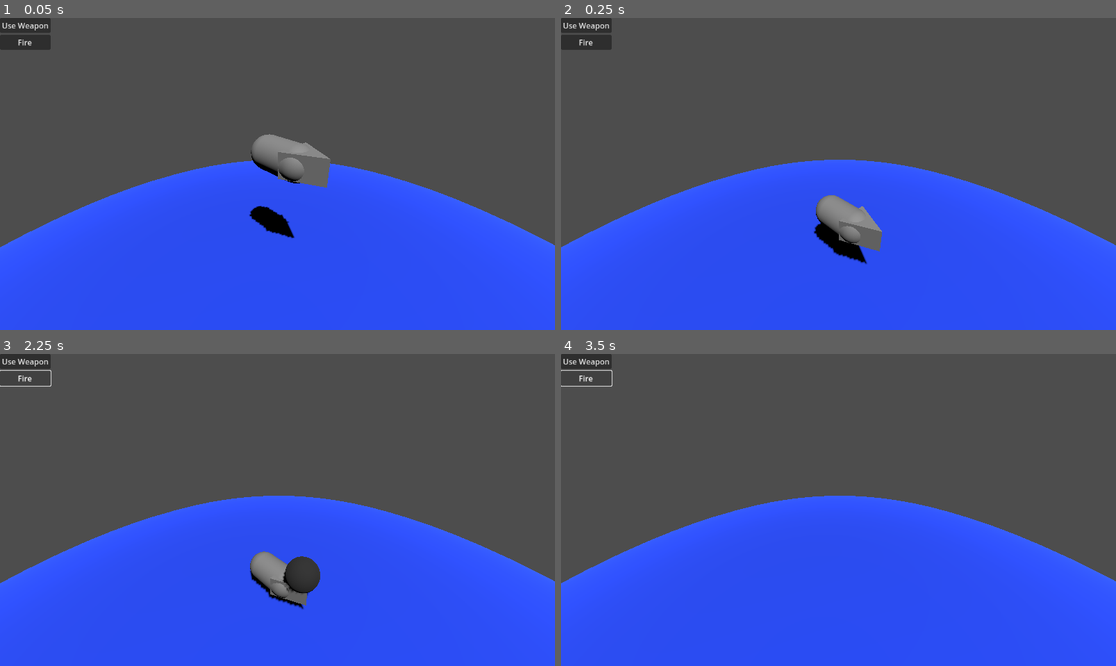
Above: before the commit, frames 1-4 (two rows, left to right).
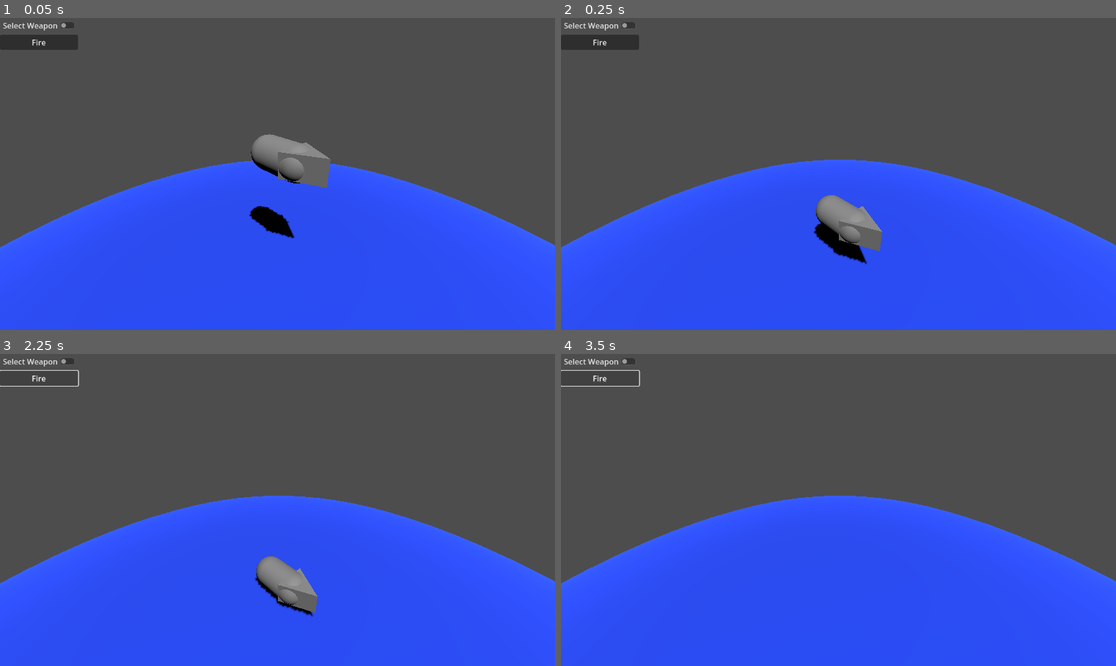
Above: after the commit, the same moments.

Repository: D4Devil/project--shipwrecked
Game: Godot game, scene res://scenes/test.tscn
Two runs of this game, one before a commit and one after it. Both use one fixed random seed, a clock stepped at 60 frames per second and the inputs below. This scene is started directly instead of the project's main scene.
Inputs (mouse positions are in pixels of both pictures, inside the frame that each line leads up to):
- Up to frame 1 (0.05 s): no input
- Up to frame 2 (0.25 s): no input
- Up to frame 3 (2.25 s): click (27, 360) at 0.5 s, where only the run before the commit has a clickable "Use Weapon"; click (38, 360) at 1.25 s, where only the run after the commit has a clickable "Select Weapon"; click "Fire" at 2 s
- Up to frame 4 (3.5 s): tap Enter (ui_accept) at 2.75, 3.02 s; hold Right (ui_right) from 2.78 s (still down)

The runs differ from the first frame. In frame 1, 0.7% of the frame differs, in the area x 0-15%, y 0-11%; in frame 2, 0.7%; in frame 3, 1.7%, in the area x 0-58%, y 0-85%; in frame 4, 0.5%.

Commit message:
Refined details of weapon activation, now weapons only fire and charge when active

Diff:
--- a/scenes/cannonball.tscn
+++ b/scenes/cannonball.tscn
@@ -6,7 +6,7 @@
 resource_name = "Cannonball"
 script/source = "extends RigidBody3D
 
-@export var initial_force: float = 0
+@export var initial_velocity: float = 0
 "
 
 [sub_resource type="SphereShape3D" id="SphereShape3D_uytbx"]
@@ -21,7 +21,7 @@
 mass = 0.1
 gravity_scale = 0.0
 script = SubResource("GDScript_xktnf")
-initial_force = 200.0
+initial_velocity = 10.0
 
 [node name="CollisionShape3D" type="CollisionShape3D" parent="."]
 shape = SubResource("SphereShape3D_uytbx")
--- a/scenes/test.tscn
+++ b/scenes/test.tscn
@@ -31,7 +31,7 @@
 transform = Transform3D(1, 0, 0, 0, 1, 0, 0, 0, 1, 0, 43.4143, 0)
 
 [node name="Cannon" type="Node3D" parent="ShipPrototype"]
-transform = Transform3D(1, 0, 0, 0, 1, 0, 0, 0, 1, 0, 0.694592, -1.03353)
+transform = Transform3D(1, 0, 0, 0, 1, 0, 0, 0, 1, 0, 0.694592, -1.11504)
 script = ExtResource("2_j4uhw")
 _cooldown = 1.0
 
@@ -44,10 +44,11 @@
 line_length = 5.0
 line_color = Color(0.8905, 0.501874, 0, 1)
 
-[node name="SingleShot" type="Node3D" parent="ShipPrototype/Cannon" node_paths=PackedStringArray("spawner")]
+[node name="SingleShot" type="Node3D" parent="ShipPrototype/Cannon" node_paths=PackedStringArray("spawner", "ignored_colliders")]
 script = ExtResource("4_0ruau")
 projectile_scene = ExtResource("5_4sn0c")
 spawner = NodePath("../AimStraight")
+ignored_colliders = [NodePath("../..")]
 
 [node name="Area3D" type="Area3D" parent="."]
 collision_layer = 0
@@ -84,15 +85,14 @@
 anchor_bottom = 1.0
 grow_vertical = 2
 
-[node name="Button" type="Button" parent="Control/VBoxContainer"]
+[node name="CheckButton" type="CheckButton" parent="Control/VBoxContainer"]
 layout_mode = 2
-text = "Use Weapon"
+text = "Select Weapon"
 
 [node name="Button2" type="Button" parent="Control/VBoxContainer"]
 layout_mode = 2
 text = "Fire"
 
-[connection signal="being_used" from="ShipPrototype/Cannon" to="ShipPrototype/Cannon/AimStraight" method="_on_aim_active"]
 [connection signal="fired" from="ShipPrototype/Cannon" to="ShipPrototype/Cannon/SingleShot" method="_on_weapon_fired"]
-[connection signal="toggled" from="Control/VBoxContainer/Button" to="ShipPrototype/Cannon" method="on_weapon_being_used"]
+[connection signal="toggled" from="Control/VBoxContainer/CheckButton" to="ShipPrototype/Cannon" method="set_active"]
 [connection signal="pressed" from="Control/VBoxContainer/Button2" to="ShipPrototype/Cannon" method="on_weapon_fired"]
--- a/scripts/components/weapon/aim_straight.gd
+++ b/scripts/components/weapon/aim_straight.gd
@@ -10,8 +10,6 @@
 @export var line_length: float
 @export var line_color: Color
 
-func _init():
-	_on_aim_active(false)
 
 var horizontal_movement: float = 0
 var vertical_movement: float = 0
@@ -20,11 +18,4 @@
 func _process(delta: float) -> void:
 	horizontal_pivot.rotate(Vector3.UP, deg_to_rad(horizontal_movement * horizontal_speed * delta))
 	vertical_pivot.rotate(Vector3.RIGHT, deg_to_rad(vertical_movement * vertical_speed * delta))
-	Utils.line(self, global_position, global_position + transform.basis.z, line_color, 1)
-
-
-func _on_aim_active(active:bool) -> void:
-	if active:
-		process_mode = PROCESS_MODE_INHERIT
-	else:
-		process_mode = PROCESS_MODE_DISABLED
+	Utils.line(self, global_position, global_position + (-global_basis.z * 10), line_color, 1)
--- a/scripts/components/weapon/single_shot.gd
+++ b/scripts/components/weapon/single_shot.gd
@@ -2,7 +2,6 @@
 extends Node
 
 @export var projectile_scene: PackedScene
-
 @export var spawner: Node3D
 @export var ignored_colliders : Array[CollisionObject3D]
 
@@ -10,14 +9,14 @@
 	var current_projectile := projectile_scene.instantiate()
 
 	for collider in ignored_colliders:
-		(current_projectile as PhysicalBone3D).add_collision_exception_with(collider)
+		(current_projectile as PhysicsBody3D).add_collision_exception_with(collider)
 
-	var velocity := spawner.basis.z.normalized()
+	var velocity := -spawner.basis.z.normalized()
 	if can_be_charged:
 		velocity *= current_charge
 
 	for property in current_projectile.get_property_list():
-		if property['name'] == 'initial_velocit':
+		if property['name'] == 'initial_velocity':
 			velocity *= current_projectile.initial_velocity
 
 	if current_projectile is CharacterBody3D:
--- a/scripts/components/weapon/weapon.gd
+++ b/scripts/components/weapon/weapon.gd
@@ -2,6 +2,10 @@
 extends Node3D
 
 # General Weapon Variables
+var _active: bool = false :
+	set = set_active
+
+
 @export var _cooldown: float = 0:
 	set(value):
 		_cooldown = value
@@ -43,13 +47,19 @@
 		add_child(_cooldown_timer)
 		_cooldown_timer.start()
 
+	_active = false
 
-func on_weapon_being_used(used: bool) -> void:
-	being_used.emit(used)
+func set_active(value: bool) -> void:
+	_active = value
+	if _active:
+		process_mode = PROCESS_MODE_INHERIT
+	else:
+		process_mode = PROCESS_MODE_DISABLED
+	being_used.emit(_active)
 
 
 func on_weapon_fired() -> void:
-	if not _can_be_fired:
+	if not _can_be_fired or not _active:
 		return
 
 	if _can_be_charged && _current_charged_time < _minimum_charging_time:
@@ -63,6 +73,9 @@
 
 
 func on_weapon_charged(delta: float) -> void:
+	if not _active:
+		return
+
 	if not _can_be_charged:
 		print('Current weapon %s can\'t be charged', name)
 		return
